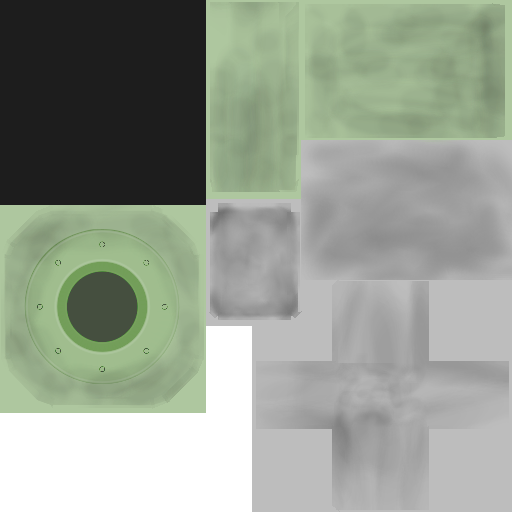
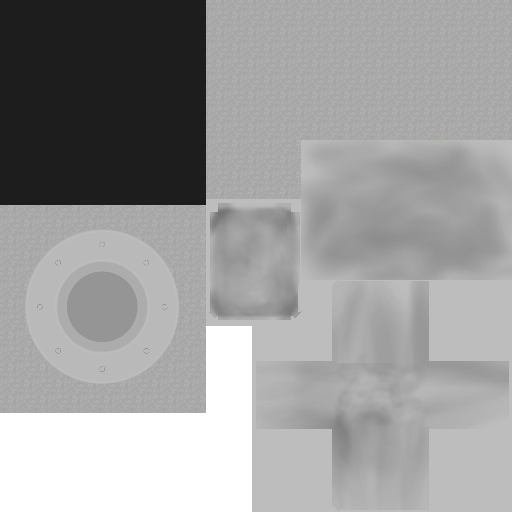
Before/after of a (512, 512) layered artwork. What changed in the layer stack:
removed layer "inflatable-hangar-case.png #1" over [0, 0, 512, 413]
added group "texture #1" with 4 layers above "inflatable-hangar-case-norm.png" over [0, 0, 512, 413]
showed "cap-displacement.png", moved it into group "texture #1" over [24, 229, 180, 384]
added layer "Pasted Layer" in group "texture #1" over [206, 140, 301, 199]
showed "texture", moved it into group "texture #1", painted on it over [0, 0, 512, 413]
showed "inflatable-hangar-case-norm.png" over [0, 0, 512, 413]
